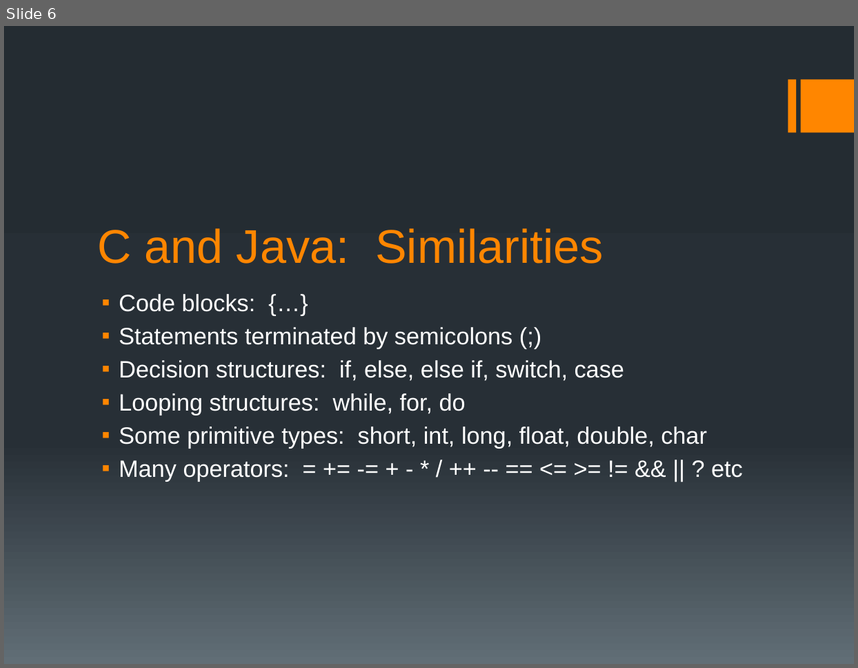
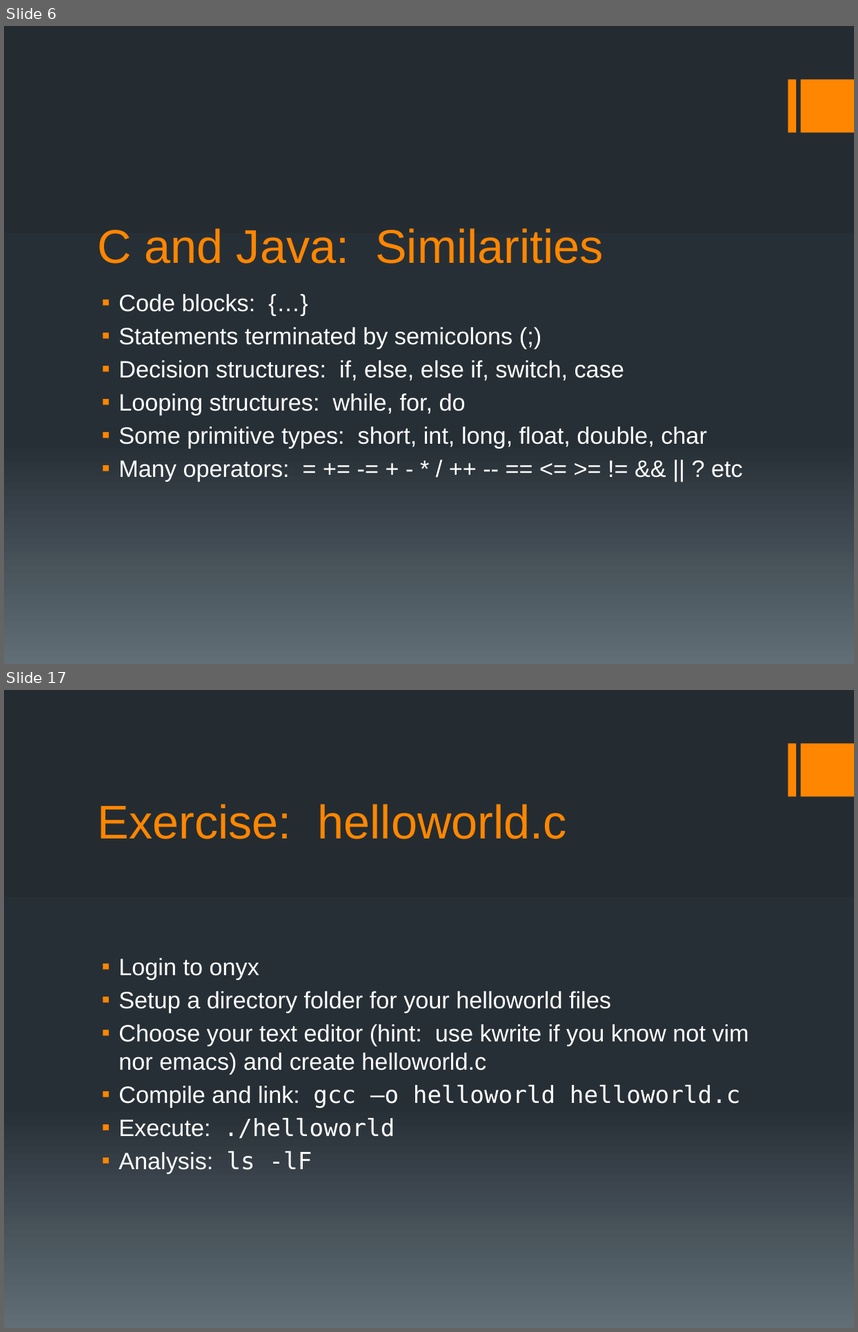
Before and after one commit to BoiseState/CS253-resources, a slide deck: slides/JRC/CS253L01.pptx. Shown one above the other, each under a label of ours: slide 6 before the commit, slides 6 and 17 after it; the slides between them are not shown. The pictures are 858x668 and 858x1332 pixels, drawn with LibreOffice and Linux fonts; fonts in the diff are those of the drawing. Boxes give left, top, right and bottom in pixels: in the first picture for what was removed or moved away, otherwise in the second. Text is boxed around its words. In the diff, an @@ line names an element or a change of style, - is before the commit and + after.

```diff
--- a/slides/JRC/CS253L01.pptx
+++ b/slides/JRC/CS253L01.pptx
@@ slide 17 added at [4,690,854,1328], background gradient #242C33 to #273037 to #636D76; not listed: 2 template elements that a slide beside it also shows @@
@@ title added at [98,804,567,839], 40 pt, text #FF8600 @@
+Exercise: helloworld.c
@@ text added at [119,958,749,1173], 20 pt, text #FFFFFF @@
+▪ Login to onyx
+▪ Setup a directory folder for your helloworld files
+▪ Choose your text editor (hint: use kwrite if you know not vim nor emacs) and create helloworld.c
+▪ Compile and link: gcc –o helloworld helloworld.c
+▪ Execute: ./helloworld
+▪ Analysis: ls -lF
```
Also in this commit, not shown: 6 slides changed, 5 other slides added.
